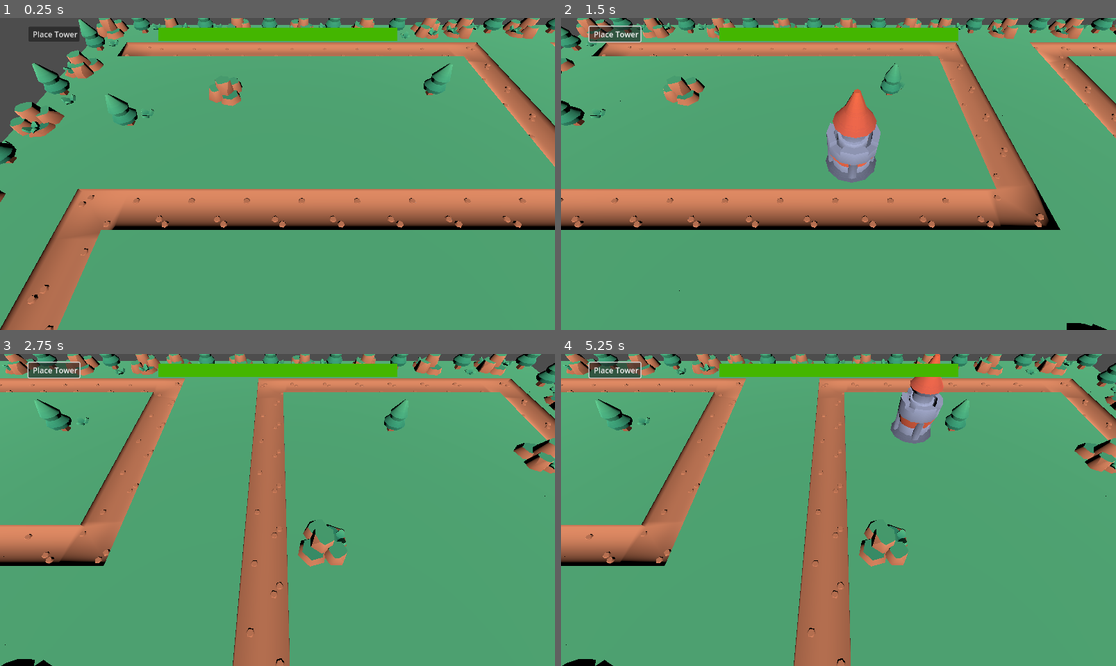
Above: before the commit, frames 1-4 (two rows, left to right).
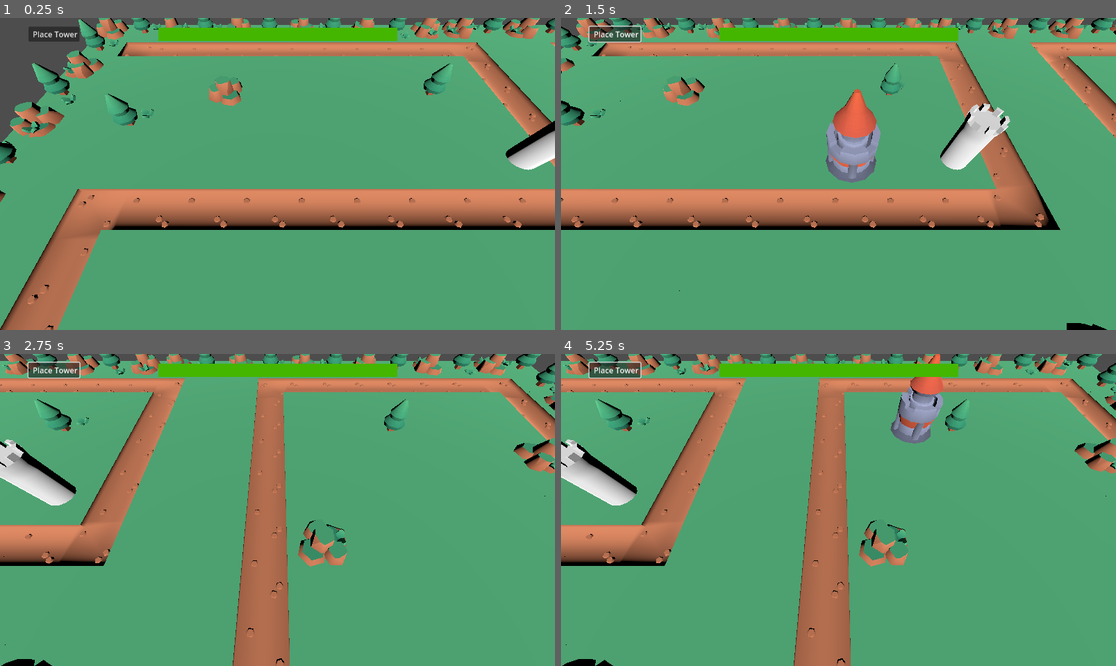
Above: after the commit, the same moments.

Repository: vhladko/tower_defence
Game: Godot game, scene res://main.tscn
Two runs of this game, one before a commit and one after it. Both use one fixed random seed, a clock stepped at 60 frames per second and the inputs below.
Inputs (mouse positions are in pixels of both pictures, inside the frame that each line leads up to):
- Up to frame 1 (0.25 s): no input
- Up to frame 2 (1.5 s): click "Place Tower" at 0.5 s; tap Enter at 1.25 s; move the mouse to (960, 158) at 1.27 s; hold Right (ui_right) from 1.28 s (still down); tap Mouse wheel up (zoom_in) at 1.35 s; click (960, 158) at 1.42 s
- Up to frame 3 (2.75 s): release Right (ui_right) at 2 s; drag from (166, 525) to (249, 572) at 2.02 s
- Up to frame 4 (5.25 s): tap Space at 2.75 s; move the mouse to (894, 441) at 2.77 s; hold Right (ui_right) 2.78-3.5 s; tap Mouse wheel up (zoom_in) at 2.85, 4.35 s; drag from (810, 572) to (672, 463) at 3.52 s; tap Enter at 4.25 s; move the mouse to (1005, 556) at 4.27 s; hold Left (ui_left) 4.28-5 s; drag from (672, 463) to (755, 432) at 5.02 s

The runs differ from the first frame. In frame 1, 0.8% of the frame differs, in the area x 91-100%, y 32-49%; in frame 2, 1.3%; in frame 3, 1.5%, in the area x 0-14%, y 27-49%; in frame 4, 1.5%.

Commit message:
Added base building and bullet. Created multi-target tower

Diff:
--- a/Map.tscn
+++ b/Map.tscn
@@ -21,8 +21,16 @@
 script = ExtResource("6_vm4q1")
 mobs_prefab = ExtResource("7_ud676")
 delay_before_start = 10.0
-spawn_delay = 0.1
+spawn_delay = 1.0
 spawn_amount = 10
+metadata/_custom_type_script = "uid://6xbfaxyuv8t0"
+
+[sub_resource type="Resource" id="Resource_0f2yp"]
+script = ExtResource("6_vm4q1")
+mobs_prefab = ExtResource("7_ud676")
+delay_before_start = 5.0
+spawn_delay = 1.0
+spawn_amount = 3
 metadata/_custom_type_script = "uid://6xbfaxyuv8t0"
 
 [node name="Map" type="Node3D"]
@@ -54,6 +62,6 @@
 
 [node name="WaveManager" parent="." node_paths=PackedStringArray("mob_spawner") instance=ExtResource("5_0f2yp")]
 mob_spawner = NodePath("../mob_spawner")
-waves = Array[ExtResource("6_vm4q1")]([SubResource("Resource_6f7pb")])
+waves = Array[ExtResource("6_vm4q1")]([SubResource("Resource_6f7pb"), SubResource("Resource_0f2yp")])
 
 [connection signal="wave_spawn_finished" from="mob_spawner" to="WaveManager" method="_on_mob_spawner_wave_spawn_finished"]
--- a/building/building.tscn
+++ b/building/building.tscn
@@ -1,7 +1,7 @@
 [gd_scene load_steps=5 format=3 uid="uid://t64bo4gpt0vo"]
 
 [ext_resource type="Script" uid="uid://ctknn2hb273ot" path="res://building/building.gd" id="1_pi4mk"]
-[ext_resource type="PackedScene" uid="uid://c4j1wx8jfaikd" path="res://scenes/bullet/bullet.tscn" id="2_vgp2u"]
+[ext_resource type="PackedScene" uid="uid://c4j1wx8jfaikd" path="res://scenes/bullet/default_bullet.tscn" id="2_vgp2u"]
 [ext_resource type="PackedScene" uid="uid://blgx61sket1mj" path="res://assets/tower-round-build-d.glb" id="4_s5ctk"]
 
 [sub_resource type="SphereShape3D" id="SphereShape3D_pi4mk"]
--- a/main.tscn
+++ b/main.tscn
@@ -8,6 +8,7 @@
 [ext_resource type="Script" path="res://panel.gd" id="7_5vw27"]
 [ext_resource type="PackedScene" uid="uid://t64bo4gpt0vo" path="res://building/building.tscn" id="7_272bh"]
 [ext_resource type="Script" path="res://game_over.gd" id="7_kek77"]
+[ext_resource type="PackedScene" uid="uid://dcdqdc4uedhly" path="res://scenes/towers/multiple_tower/multiple_tower.tscn" id="9_kek77"]
 
 [sub_resource type="CanvasTexture" id="CanvasTexture_272bh"]
 
@@ -117,6 +118,9 @@
 grow_vertical = 0
 text = "Retry"
 
+[node name="MultipleTower" parent="." instance=ExtResource("9_kek77")]
+transform = Transform3D(1, 0, 0, 0, 1, 0, 0, 0, 1, 11, 1, 9)
+
 [connection signal="button_down" from="Control/Button" to="Control/Button" method="_on_button_down"]
 [connection signal="button_up" from="Control/Button" to="Control/Button" method="_on_button_up"]
 [connection signal="pressed" from="GameOver/Button" to="GameOver" method="_on_button_pressed"]
--- /dev/null
+++ b/resources/building/base_building.gd
@@ -0,0 +1,70 @@
+extends Node3D
+class_name BaseBuilding
+
+@export var building_data: BuildingData
+
+var bullet_prefab: PackedScene
+var fire_rate: float
+
+var is_ghost: bool = false
+var mobs_in_range = []
+
+func _ready() -> void:
+	bullet_prefab = building_data.bullet_prefab
+	fire_rate = building_data.fire_rate
+	var attack_range = create_attack_range(building_data.attack_range_radius)
+	add_child(attack_range)
+
+	var timer = Timer.new()
+	timer.wait_time = fire_rate
+	timer.autostart = true
+	add_child(timer)
+	timer.connect("timeout", _on_timer_timeout)
+
+func _on_timer_timeout():
+	if not is_ghost:
+		attack()
+
+func create_attack_range(radius: float) -> Area3D:
+	var attack_range = Area3D.new()
+
+	var collision_shape = CollisionShape3D.new()
+	var sphere_shape = SphereShape3D.new()
+	sphere_shape.radius = radius
+	collision_shape.shape = sphere_shape
+
+	attack_range.add_child(collision_shape)
+
+	attack_range.collision_layer = (1 << 0) | (1 << 2)
+	attack_range.collision_mask = 1
+
+	attack_range.connect("body_entered",  _on_attack_range_body_entered)
+	attack_range.connect("body_exited",  _on_attack_range_body_exited)
+
+	return attack_range
+
+
+func _on_attack_range_body_entered(body: Node3D) -> void:
+	print('collision')
+	if body.has_method("get_hit"):
+		mobs_in_range.append(body);
+
+func _on_attack_range_body_exited(body: Node3D) -> void:
+	if body in mobs_in_range:
+		mobs_in_range.erase(body)
+
+func attack():
+	if mobs_in_range.size() == 0:
+		return
+	mobs_in_range.sort_custom(_sort_by_distance)
+	var target = mobs_in_range[0]
+	if is_instance_valid(target):
+		var bullet = bullet_prefab.instantiate()
+		if bullet is BaseBullet:
+			bullet.set_target(target)
+			bullet.global_transform.origin = bullet.global_transform.origin + Vector3(0, 3, 0)
+			add_child(bullet)
+
+
+func _sort_by_distance(a, b):
+	return a.pathFollow.progress > b.pathFollow.progress
--- /dev/null
+++ b/resources/building/building_data.gd
@@ -0,0 +1,6 @@
+extends Resource
+class_name BuildingData
+
+@export var fire_rate: float;
+@export var bullet_prefab: PackedScene
+@export var attack_range_radius: float;
--- a/scenes/bullet/bullet.gd
+++ b/resources/bullet/base_bullet.gd
@@ -1,9 +1,15 @@
 extends Area3D
-class_name Bullet
+class_name BaseBullet
+
+@export var bullet_data: BulletData
 
 var speed: float
 var damage: float
 var target: Node3D
+
+func _ready() -> void:
+	speed = bullet_data.speed
+	damage = bullet_data.damage
 
 func _physics_process(delta: float) -> void:
 	if not is_instance_valid(target):
@@ -13,7 +19,10 @@
 	global_transform.origin += direction * speed * delta
 
 
+func set_target(new_target: Node3D) -> void:
+	target = new_target
+
 func _on_body_entered(body: Node3D) -> void:
-	if body == target and body.has_method("get_hit"):
+	if is_instance_valid(target) && body == target && body.has_method("get_hit"):
 		body.get_hit(damage)
 		queue_free()
--- /dev/null
+++ b/resources/bullet/bullet_data.gd
@@ -0,0 +1,6 @@
+extends Resource
+class_name BulletData
+
+@export var speed: float;
+@export var damage: float;
+@export var type: String;
--- a/resources/mob/base_mob.gd
+++ b/resources/mob/base_mob.gd
@@ -42,12 +42,8 @@
 
 func _physics_process(delta: float) -> void:
 	move_by_path(delta)
-	checkProgress()
 	updateHealthBar()
 	return
-
-func checkProgress() -> void:
-	var progressInPercent = pathFollow.progress_ratio * 100
 
 
 func move_by_path(delta: float) -> void:
--- a/scenes/bullet/bullet.tscn
+++ b/scenes/bullet/default_bullet.tscn
@@ -1,6 +1,14 @@
-[gd_scene load_steps=5 format=3 uid="uid://c4j1wx8jfaikd"]
+[gd_scene load_steps=7 format=3 uid="uid://c4j1wx8jfaikd"]
 
-[ext_resource type="Script" uid="uid://fj7d560dvt8f" path="res://scenes/bullet/bullet.gd" id="1_7c8un"]
+[ext_resource type="Script" uid="uid://kfym3qx8hfdr" path="res://resources/bullet/base_bullet.gd" id="1_mujsy"]
+[ext_resource type="Script" uid="uid://c12bs55h5gtcx" path="res://resources/bullet/bullet_data.gd" id="2_peggt"]
+
+[sub_resource type="Resource" id="Resource_c6pnf"]
+script = ExtResource("2_peggt")
+speed = 10.0
+damage = 10.0
+type = ""
+metadata/_custom_type_script = "uid://c12bs55h5gtcx"
 
 [sub_resource type="StandardMaterial3D" id="StandardMaterial3D_7c8un"]
 albedo_color = Color(0, 0, 0, 1)
@@ -11,9 +19,12 @@
 height = 0.4
 
 [sub_resource type="SphereShape3D" id="SphereShape3D_eyi85"]
+radius = 0.2
 
 [node name="Bullet" type="Area3D"]
-script = ExtResource("1_7c8un")
+script = ExtResource("1_mujsy")
+bullet_data = SubResource("Resource_c6pnf")
+metadata/_custom_type_script = "uid://kfym3qx8hfdr"
 
 [node name="MeshInstance3D" type="MeshInstance3D" parent="."]
 mesh = SubResource("SphereMesh_83itf")
--- a/scenes/mobs/default/default_mob.tscn
+++ b/scenes/mobs/default/default_mob.tscn
@@ -7,7 +7,7 @@
 [sub_resource type="Resource" id="Resource_ibsro"]
 script = ExtResource("3_uaxkl")
 health = 100.0
-speed = 20.0
+speed = 5.0
 reward = 10.0
 damage = 10
 metadata/_custom_type_script = "uid://dqj4v33r2al6t"
--- /dev/null
+++ b/scenes/towers/multiple_tower/multiple_tower.gd
@@ -0,0 +1,18 @@
+extends BaseBuilding
+
+var fire_count: int = 3;
+
+func attack() -> void:
+	if mobs_in_range.size() == 0:
+		return
+	mobs_in_range.sort_custom(_sort_by_distance)
+	for i in range(fire_count):
+		if i >= mobs_in_range.size():
+			return
+		var target = mobs_in_range[i]
+		if is_instance_valid(target):
+			var bullet = bullet_prefab.instantiate()
+			if bullet is BaseBullet:
+				bullet.set_target(target)
+				bullet.global_transform.origin = bullet.global_transform.origin + Vector3(0, 3, 0)
+				add_child(bullet)
--- /dev/null
+++ b/scenes/towers/multiple_tower/multiple_tower.tscn
@@ -0,0 +1,21 @@
+[gd_scene load_steps=6 format=3 uid="uid://dcdqdc4uedhly"]
+
+[ext_resource type="Script" uid="uid://bl0ix4nov3eq3" path="res://scenes/towers/multiple_tower/multiple_tower.gd" id="1_qdcns"]
+[ext_resource type="PackedScene" uid="uid://c4j1wx8jfaikd" path="res://scenes/bullet/default_bullet.tscn" id="2_54174"]
+[ext_resource type="PackedScene" uid="uid://2bxeqeclsv2r" path="res://assets/tower.glb" id="2_qdcns"]
+[ext_resource type="Script" uid="uid://bshewrcjb2cd1" path="res://resources/building/building_data.gd" id="3_acmey"]
+
+[sub_resource type="Resource" id="Resource_y5g2u"]
+script = ExtResource("3_acmey")
+fire_rate = 0.5
+bullet_prefab = ExtResource("2_54174")
+attack_range_radius = 10.0
+metadata/_custom_type_script = "uid://bshewrcjb2cd1"
+
+[node name="MultipleTower" type="Node3D"]
+script = ExtResource("1_qdcns")
+building_data = SubResource("Resource_y5g2u")
+metadata/_custom_type_script = "uid://3u6b2fupfwqu"
+
+[node name="tower" parent="." instance=ExtResource("2_qdcns")]
+transform = Transform3D(0.5, 0, 0, 0, 0.5, 0, 0, 0, 0.5, 0, 0, 0)
Not shown: 1 places in Map.tscn that only renumber resources
Not shown: 1 places in main.tscn that only renumber resources
Not shown, added: resources/building/base_building.gd.uid
Not shown, added: resources/building/building_data.gd.uid
Not shown, added: resources/bullet/base_bullet.gd.uid
Not shown, added: resources/bullet/bullet_data.gd.uid
Not shown, removed: scenes/bullet/bullet.gd.uid
Not shown, added: scenes/towers/multiple_tower/multiple_tower.gd.uid
